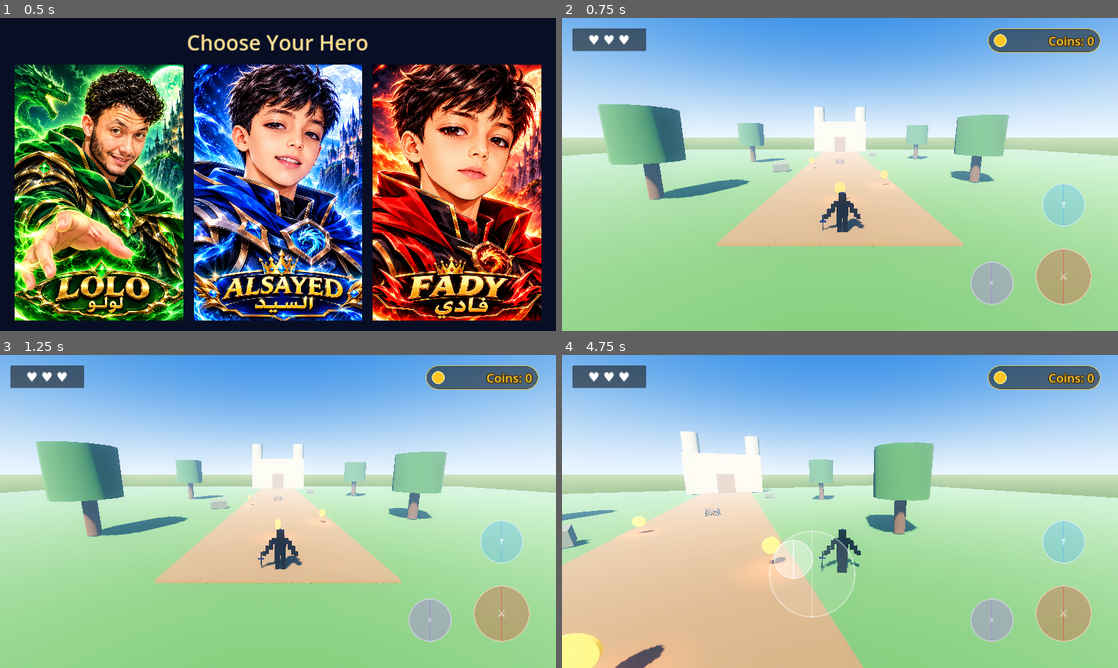
Above: before the commit, frames 1-4 (two rows, left to right).
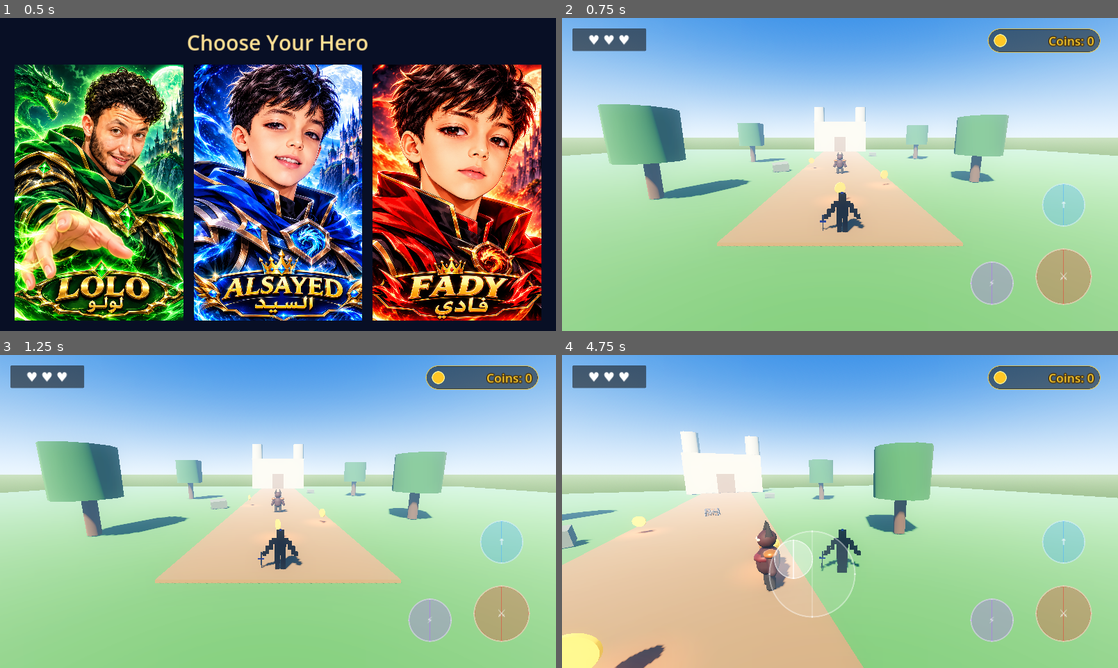
Above: after the commit, the same moments.

Repository: lolofadywaleed-hash/LostTreasureKingdom-Final
Game: Godot game, scene res://scenes/character_select.tscn
Two runs of this game, one before a commit and one after it. Both use one fixed random seed, a clock stepped at 60 frames per second and the inputs below.
Inputs (mouse positions are in pixels of both pictures, inside the frame that each line leads up to):
- Up to frame 1 (0.5 s): no input
- Up to frame 2 (0.75 s): click (662, 193) at 0.5 s
- Up to frame 3 (1.25 s): no input
- Up to frame 4 (4.75 s): click "↑" at 1.25 s; move the mouse to (962, 495) at 2.02 s; hold D (move_right) 2.03-2.75 s; click (962, 495) at 2.17 s; tap Space (jump) at 2.27 s; drag from (728, 527) to (812, 574) at 2.77 s; move the mouse to (895, 442) at 3.52 s; hold D (move_right) 3.53-4.25 s; drag from (812, 574) to (673, 464) at 4.27 s

Frame 1 is identical in both runs. In frame 2, 0.1% of the frame differs, in the area x 48-52%, y 42-50%; in frame 3, 0.1%; in frame 4, 0.8%, in the area x 34-42%, y 52-76%.
Error before the commit: Parse Error: Identifier "ConeMesh" not declared in the current scope. (res://scripts/enemy.gd:80)

Commit message:
Fix Godot 4.3 enemy mesh and add combat regression test

Diff:
--- a/scripts/enemy.gd
+++ b/scripts/enemy.gd
@@ -77,7 +77,7 @@
 	head.rings = 5
 	_add_part("Head", head, armor, Vector3(0, 1.86, 0))
 
-	var horn := ConeMesh.new()
+	var horn := CylinderMesh.new()
 	horn.bottom_radius = 0.13
 	horn.top_radius = 0.015
 	horn.height = 0.48
--- /dev/null
+++ b/tests/enemy_combat_test.gd
@@ -0,0 +1,79 @@
+extends SceneTree
+
+func _initialize() -> void:
+	call_deferred("_run")
+
+func _run() -> void:
+	var enemy_script: GDScript = load("res://scripts/enemy.gd") as GDScript
+	if enemy_script == null:
+		_fail("Enemy script failed to load or parse")
+		return
+
+	var main_scene: PackedScene = load("res://scenes/main.tscn") as PackedScene
+	if main_scene == null:
+		_fail("Main scene failed to load")
+		return
+
+	var game := main_scene.instantiate()
+	root.add_child(game)
+	current_scene = game
+	await process_frame
+
+	var player := game.get_node_or_null("Player") as CharacterBody3D
+	var enemy := game.get_node_or_null("Enemy") as CharacterBody3D
+	if player == null or enemy == null:
+		_fail("Main scene must contain Player and Enemy CharacterBody3D nodes")
+		return
+	if enemy.get_script() == null or not enemy.has_method("take_damage"):
+		_fail("Enemy gameplay script is not active")
+		return
+	if not enemy.get_node_or_null("CollisionShape3D") or not enemy.get_node("CollisionShape3D").shape is CapsuleShape3D:
+		_fail("Enemy collision capsule was not initialized")
+		return
+	if enemy.get_node_or_null("Visual") == null or enemy.get_node_or_null("HitSparks") == null:
+		_fail("Enemy visual or hit VFX was not initialized")
+		return
+
+	var health = player.get_node_or_null("HealthSystem")
+	if health == null or health.current_health != health.max_health:
+		_fail("Player health component did not initialize")
+		return
+
+	# Bring the enemy into attack range; its AI should damage the player.
+	enemy.attack_cooldown = 0.2
+	health.damage_invulnerability = 0.2
+	enemy.global_position = player.global_position + Vector3(0.0, 0.0, -1.2)
+	for _i in range(3):
+		await physics_frame
+	if health.current_health != health.max_health - enemy.attack_damage:
+		_fail("Enemy AI did not damage the player at close range")
+		return
+	enemy.global_position = player.global_position + Vector3(0.0, 0.0, -4.0)
+	await create_timer(0.25).timeout
+
+	# Place the enemy in front of the player and verify the player's attack hits it.
+	enemy.global_position = player.global_position + Vector3(0.0, 0.0, -2.0)
+	player.attacked.emit()
+	if enemy._health != enemy.max_health - 1:
+		_fail("Player attack did not reduce enemy health")
+		return
+	if not enemy.get_node("HitSparks").emitting:
+		_fail("Enemy hit sparks did not activate")
+		return
+	if enemy.get_node_or_null("DamageNumber") == null:
+		_fail("Floating damage text was not created")
+		return
+
+	enemy._health = 1
+	enemy.take_damage(1)
+	if not enemy.is_queued_for_deletion():
+		_fail("Enemy did not enter death/removal state at zero health")
+		return
+
+	await create_timer(0.75).timeout
+	print("Enemy combat test passed: script, collision, AI attack, player hit, VFX, damage text, death")
+	quit()
+
+func _fail(message: String) -> void:
+	push_error(message)
+	quit(1)
